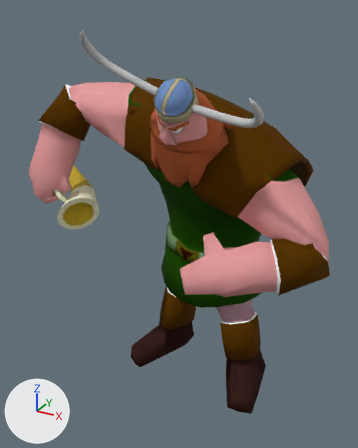
The OBJ model assets/Animacion/Vikingo/Celebracion/vikingoCelebracion_000483.obj as it was, and as the next commit left it.
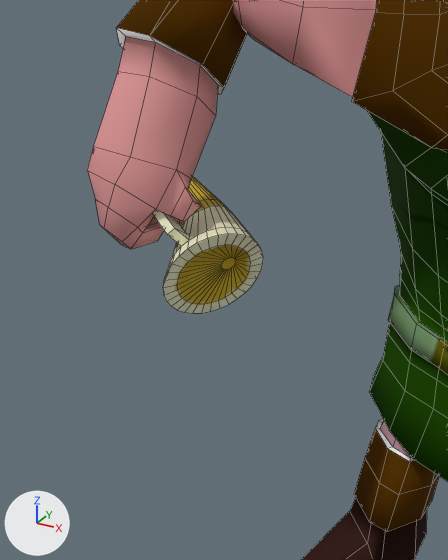
There are two pictures of each version: one whole from a camera (50 mm lens) standing at (3.51, -6.74, 6.32) and looking at (-0.35, 0.27, 2.82), one close up from a camera (50 mm lens) standing at (0.17, -4.05, 4.73) and looking at (-1.9, -0.29, 2.85). Lighting does not change. The marker at lower left points along +X, +Y and +Z. The close-ups show mesh edges as thin lines. Where no turn or scale is listed for an object, it has been applied to the vertices.

The first close-up shows 'Vilkingo_ikingoH', 'jarra_jarraH'.
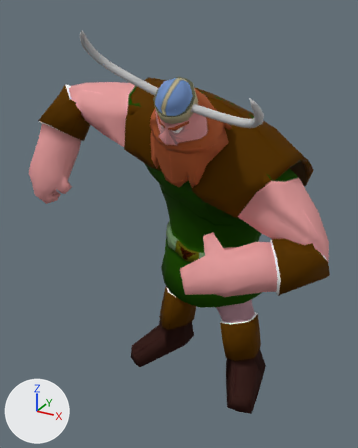
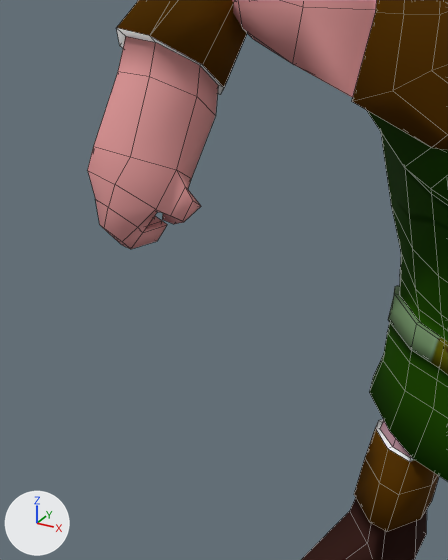
The change in detail:
Object 'jarra_jarraH' (ob_jarra_jarrah) is deleted.

Where the change shows, as pixel boxes [x1, y1, x2, y2] in the close-ups (448 x 560 px):
'jarra_jarraH', deleted: before [153, 176, 263, 313]
